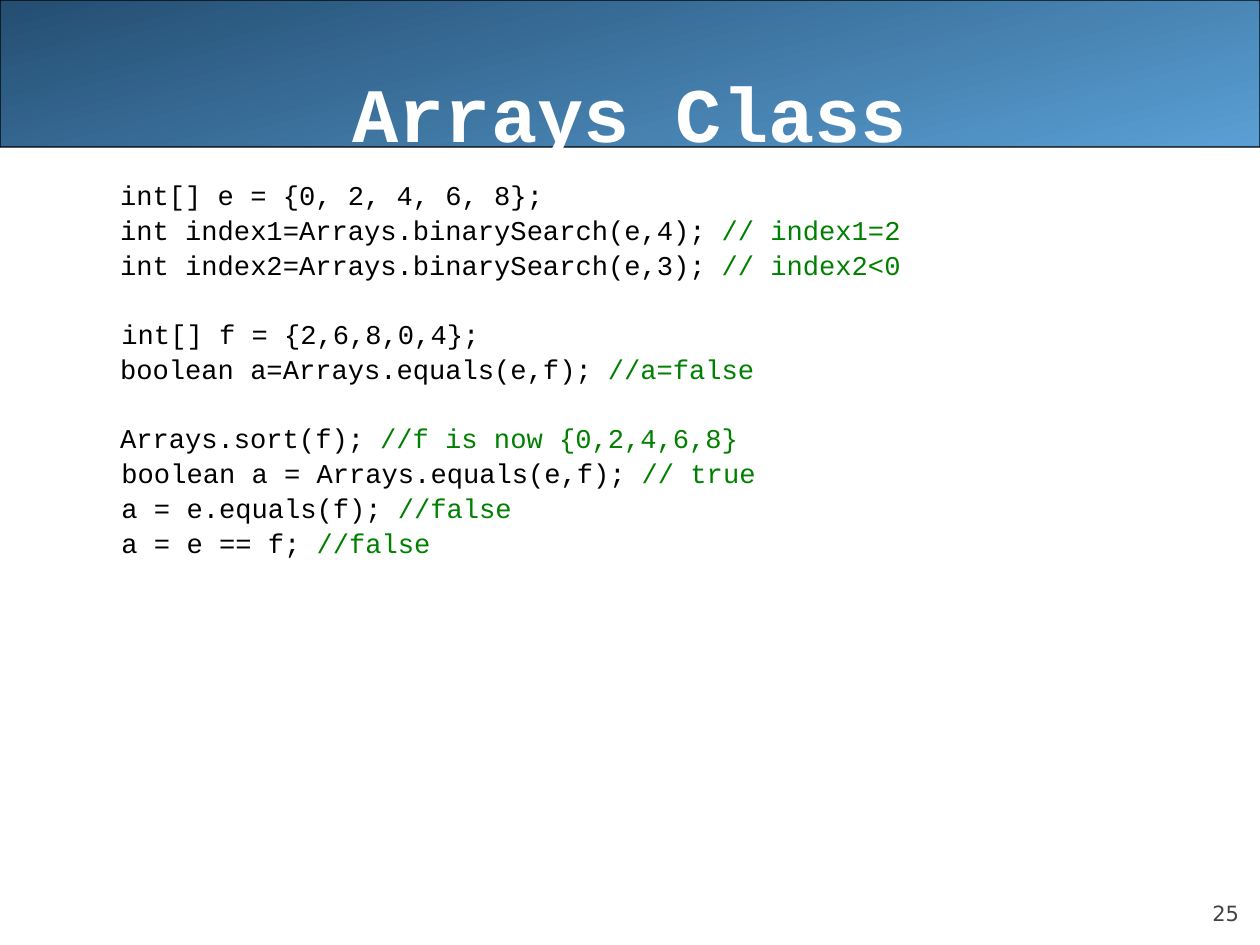
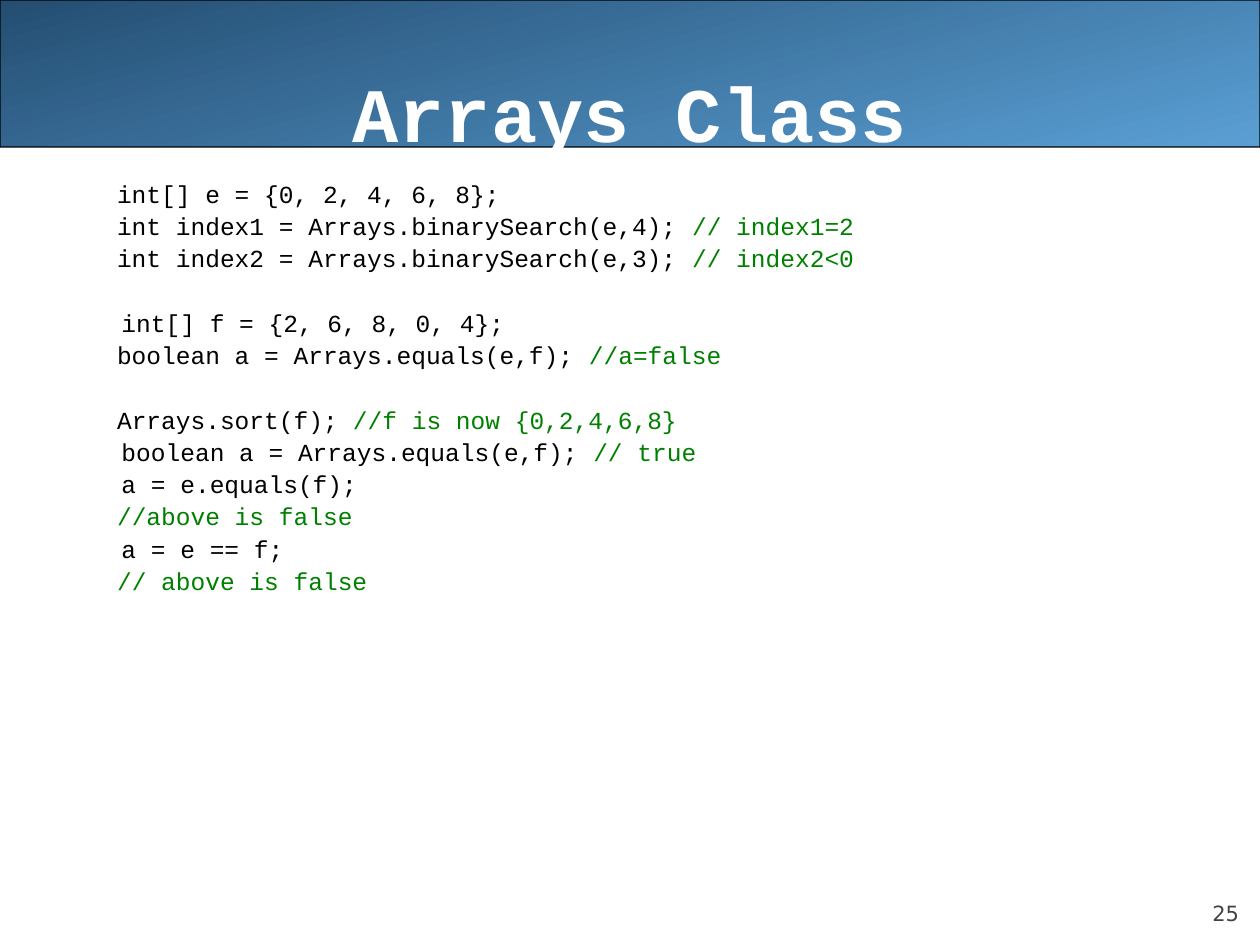
Before and after one commit to LongBaoNguyen/longbaonguyen.github.io, a slide deck: slide 25 of courses/apcsa/lecture10.ppt. Drawn at 1260x945 pixels with LibreOffice and Linux fonts; fonts in the diff are those of the drawing. Boxes give left, top, right and bottom in pixels: in the first picture for what was removed or moved away, otherwise in the second. Text is boxed around its words. In the diff, an @@ line names an element or a change of style, - is before the commit and + after.

```diff
--- a/courses/apcsa/lecture10.ppt
+++ b/courses/apcsa/lecture10.ppt
@@ text at bbox=[117, 185, 696, 466]: size 15.5 to 14 pt in "int[] e = {0, 2, 4, 6, ...", "Arrays.sort(f); //f is now {0,2,4,6,8}", "boolean a = Arrays.equals(e,f); // true" @@
@@ text at bbox=[117, 217, 854, 369]: text changed; size 15.5 to 14 pt @@
-  int index1=Arrays.binarySearch(e,4); // index1=2
-  int index2=Arrays.binarySearch(e,3); // index2<0
-  int[] f = {2,6,8,0,4};
-  boolean a=Arrays.equals(e,f); //a=false
+  int index1 = Arrays.binarySearch(e,4); // index1=2
+  int index2 = Arrays.binarySearch(e,3); // index2<0
+  int[] f = {2, 6, 8, 0, 4};
+  boolean a = Arrays.equals(e,f); //a=false
@@ text at bbox=[117, 475, 368, 591]: text changed; size 15.5 to 14 pt; text colour #000000 to #008000 @@
-  a = e.equals(f); //false
-  a = e == f; //false
+  a = e.equals(f);
+  //above is false
+  a = e == f;
+  // above is false
```
Also in this commit, not shown: 6 other slides changed, 1 other file.
